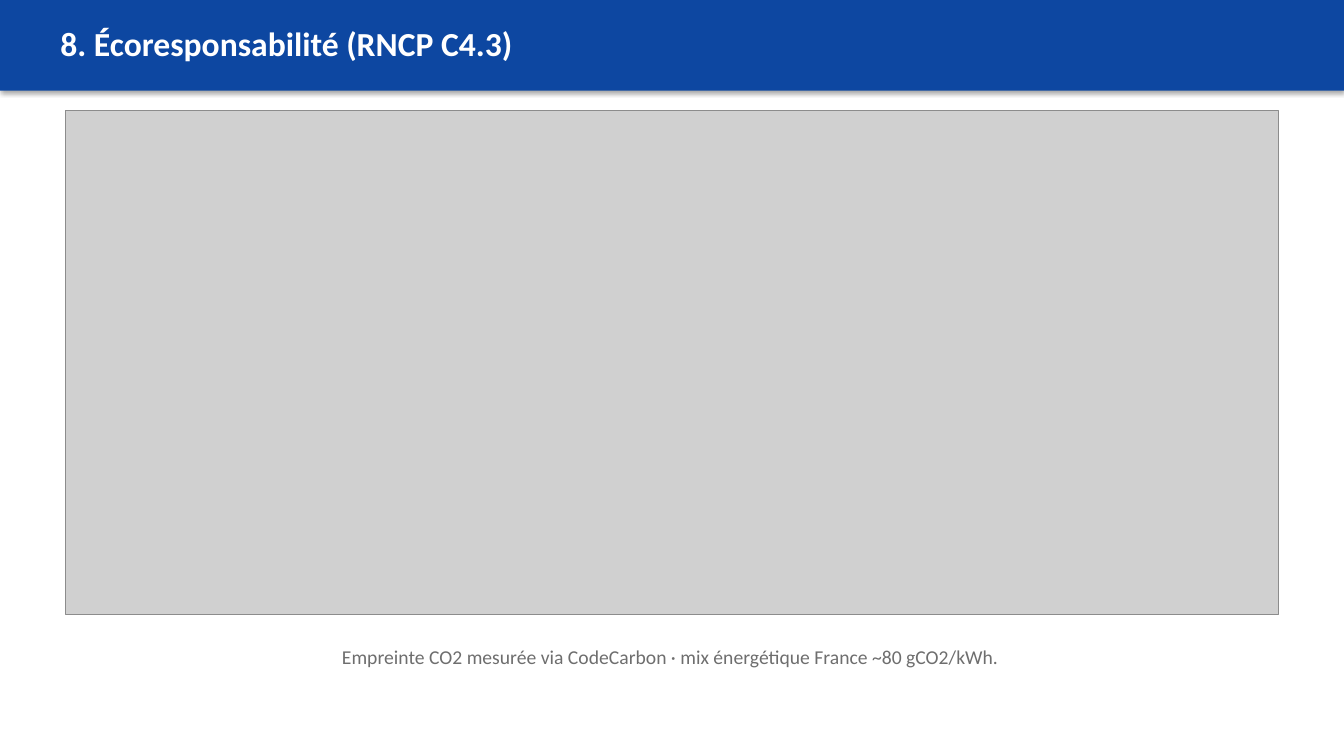
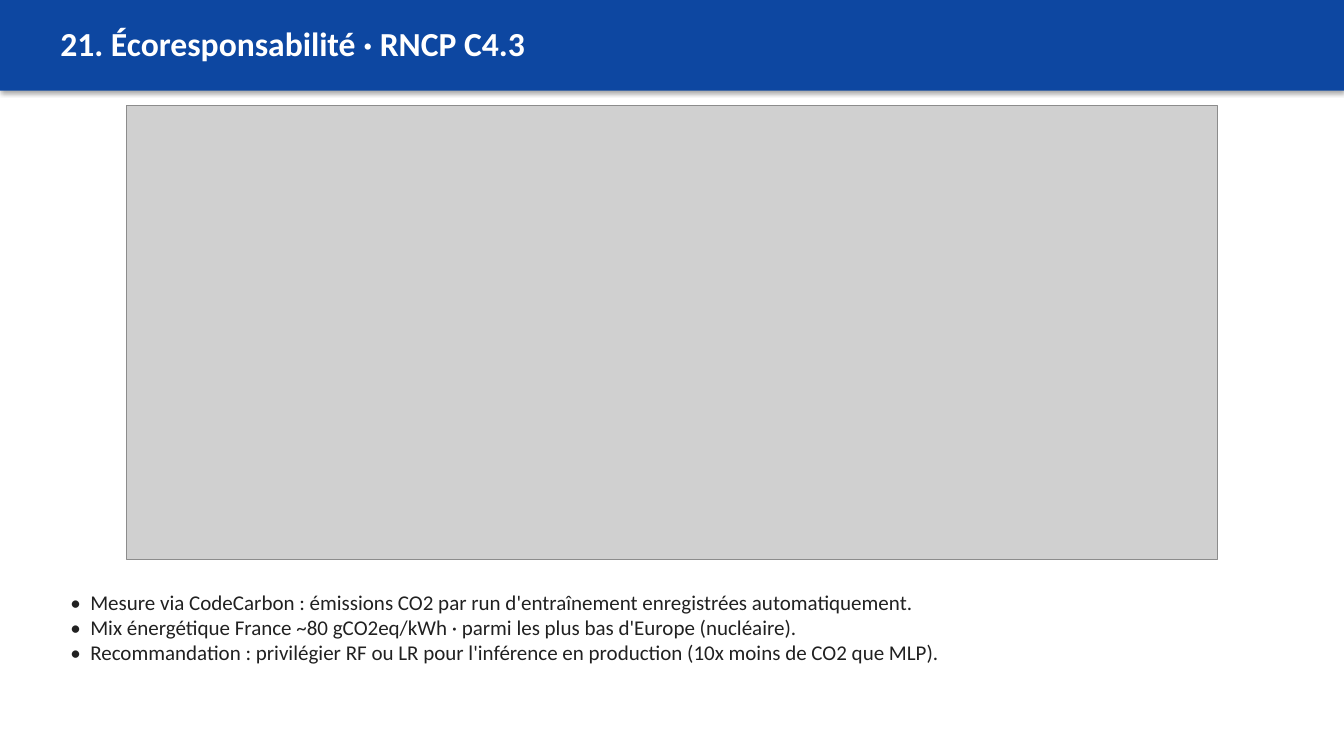
Before and after one commit to Adam-Blf/maintenance-predictive-industrielle, a slide deck: slide 21 of reports/presentation.pptx (slide 9 before the commit). Drawn at 1344x756 pixels with LibreOffice and Linux fonts; fonts in the diff are those of the drawing; grey boxes stand for pictures. Boxes give left, top, right and bottom in pixels: in the first picture for what was removed or moved away, otherwise in the second. Text is boxed around its words. In the diff, an @@ line names an element or a change of style, - is before the commit and + after.

```diff
--- a/reports/presentation.pptx
+++ b/reports/presentation.pptx
@@ text at <box>60,29,525,62</box>: text changed @@
-8. Écoresponsabilité (RNCP C4.3)
+21. Écoresponsabilité · RNCP C4.3
@@ picture: place and size @@
-picture at <box>66,111,1277,615</box>
+picture at <box>127,106,1218,560</box>
@@ text at <box>90,595,938,664</box>: text changed; size 14 to 15 pt; text colour #6E6E6E to #212121 @@
-Empreinte CO2 mesurée via CodeCarbon · mix énergétique France ~80 gCO2/kWh.
+• Mesure via CodeCarbon : émissions CO2 par run d'entraînement enregistrées automatiquement.
+• Mix énergétique France ~80 gCO2eq/kWh · parmi les plus bas d'Europe (nucléaire).
+• Recommandation : privilégier RF ou LR pour l'inférence en production (10x moins de CO2 que MLP).
```
Also in this commit, not shown: 6 other slides changed, 16 slides added, 3 slides removed, 13 other files.
